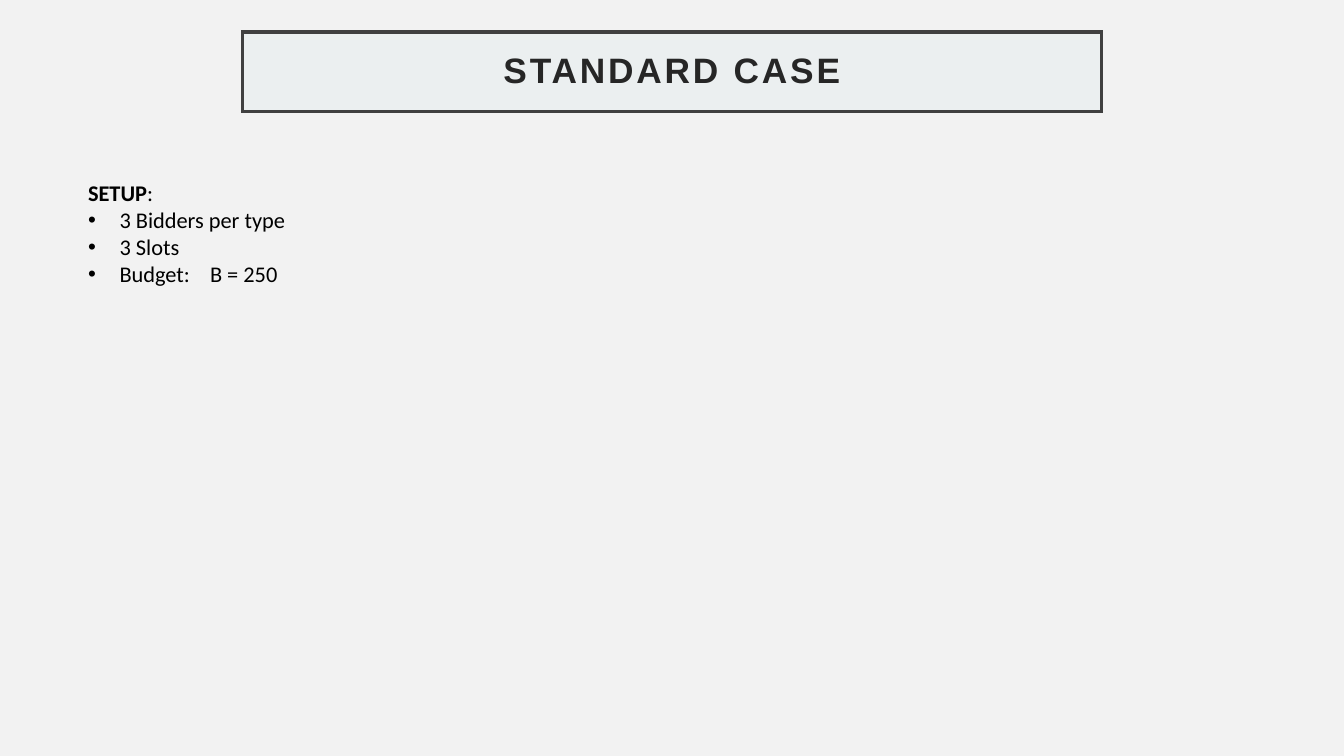
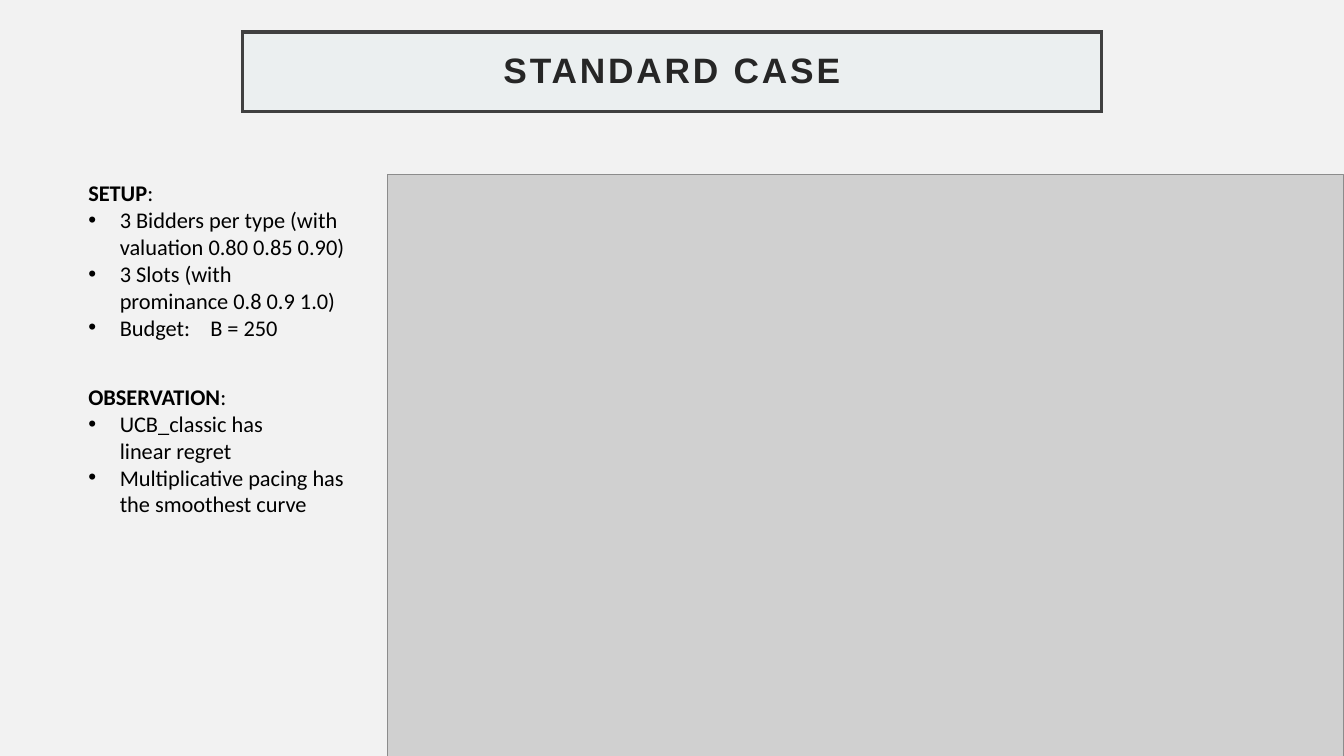
Before and after one commit to GabriFarace/OLA-project, a slide deck: slide 19 of SLIDES.pptx (slide 20 before the commit). Drawn at 1344x756 pixels with LibreOffice and Linux fonts; fonts in the diff are those of the drawing; grey boxes stand for pictures. Boxes give left, top, right and bottom in pixels: in the first picture for what was removed or moved away, otherwise in the second. Text is boxed around its words. In the diff, an @@ line names an element or a change of style, - is before the commit and + after.

```diff
--- a/SLIDES.pptx
+++ b/SLIDES.pptx
@@ picture added at (388,174,1344,756) @@
@@ text at (120,212,344,313): text changed @@
-• 3 Bidders per type
-• 3 Slots
+• 3 Bidders per type (with valuation 0.80 0.85 0.90)
+• 3 Slots (with prominance 0.8 0.9 1.0)
@@ text added at (88,390,344,512), 16 pt, text #000000 @@
+OBSERVATION:
+• UCB_classic has linear regret
+• Multiplicative pacing has the smoothest curve
```
Also in this commit, not shown: 2 other slides changed, 4 slides added, 3 slides removed.
